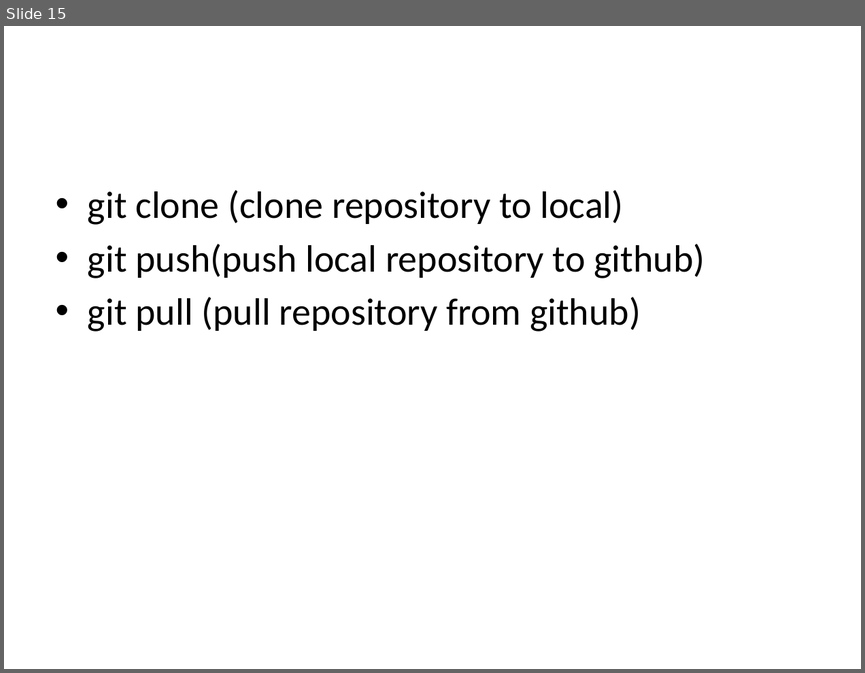
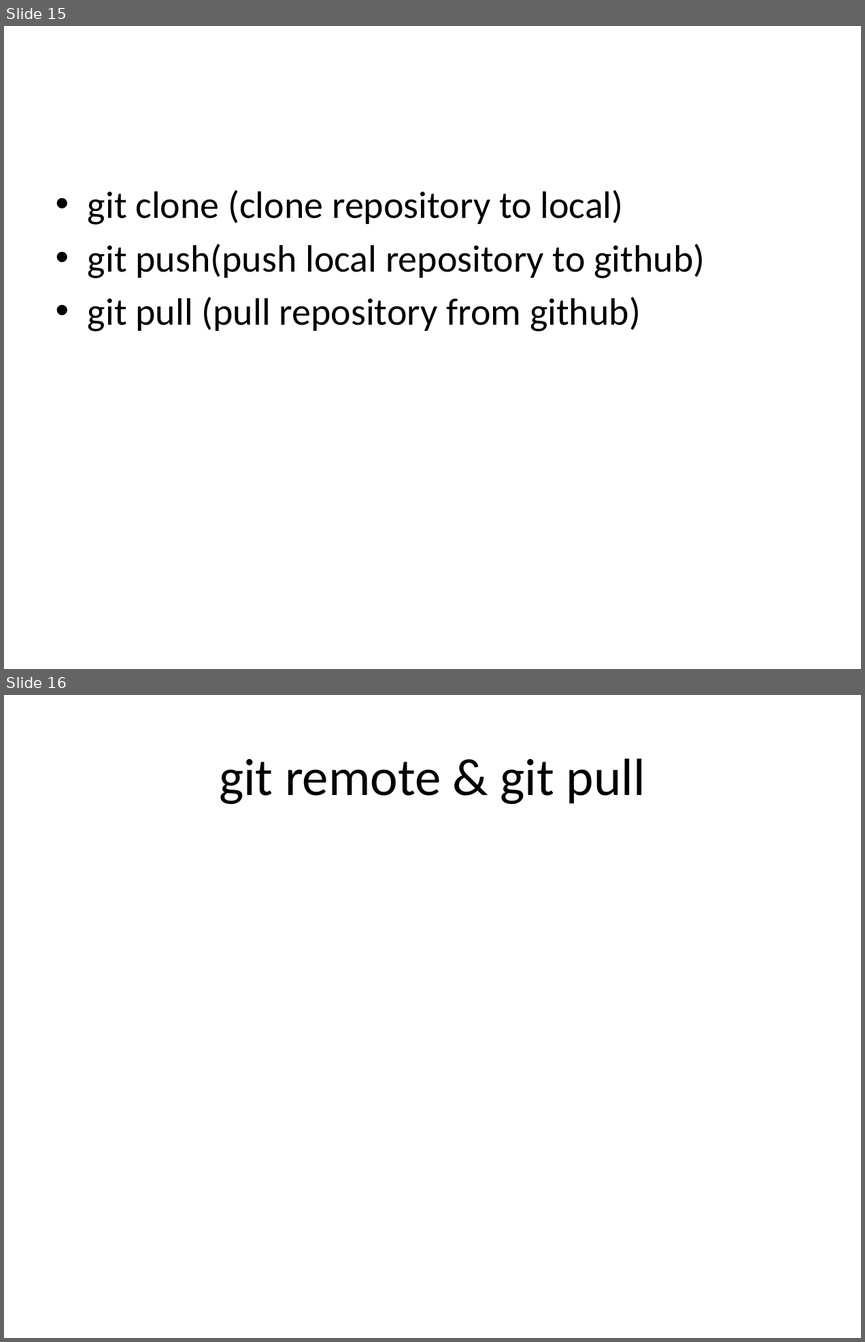
Before and after one commit to Howard0501/test, a slide deck: github_tutorial.pptx. Shown one above the other, each under a label of ours: slide 15 before the commit, slides 15 and 16 after it. The pictures are 865x673 and 865x1342 pixels, drawn with LibreOffice and Linux fonts; fonts in the diff are those of the drawing. Boxes give left, top, right and bottom in pixels: in the first picture for what was removed or moved away, otherwise in the second. Text is boxed around its words. In the diff, an @@ line names an element or a change of style, - is before the commit and + after.

```diff
--- a/github_tutorial.pptx
+++ b/github_tutorial.pptx
@@ slide 16 added at [4,695,861,1338], background #FFFFFF @@
@@ title added at [219,758,645,804], 44 pt, text #000000 @@
+git remote & git pull
```
Also in this commit, not shown: 1 slide removed.
